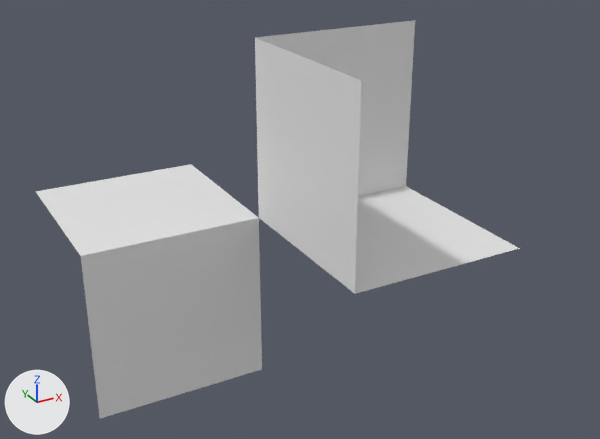
Before and after pictures for a commit that changed the OBJ model static/models/1000_0010.obj.
Camera for both pictures: a camera (50 mm lens) standing at (-0.924, -1.919, 0.927) and looking at (0.1, -0.057, -0.005). The axes (+X, +Y, +Z) are drawn at lower left. The lights are the same throughout. Materials are left out; every surface is plain grey. Where no turn or scale is listed for an object, it has been applied to the vertices.

Names of what the first picture shows: '1000_0010_立方体.037'.
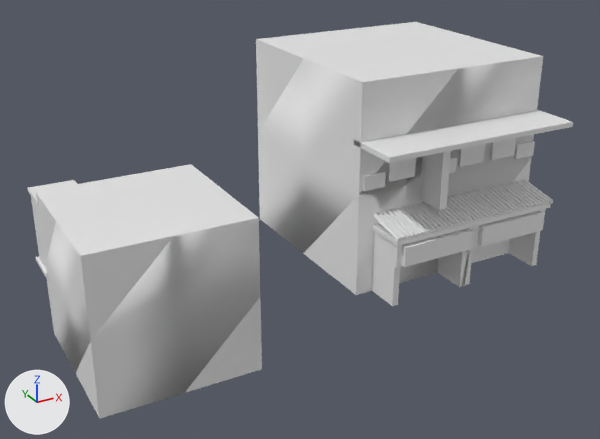
Edits to the scene script, one JSON object a line:
```json
{"block": "me_1000_0010_立方体_037", "where": "# used by ob_1000_0010_立方体_037; location = (0.0, 0.0, 0.0)"}
{"op": "remove", "block": "me_1000_0010_立方体_037", "code": "me_1000_0010_立方体_037.from_pydata(...)  # 13 vertices, 12 faces; spans x -0.5..0.5, y -0.5..0.5, z -0.5..0.5"}
{"op": "add", "block": "me_1000_0010_立方体_037", "code": "me_1000_0010_立方体_037.from_pydata(...)  # 830 vertices, 1238 faces; spans x -0.509..0.511, y -0.608..0.609, z -0.5..0.496"}
{"block": "me_1000_0010_立方体_037", "change": "me_1000_0010_立方体_037 part 1: a new loose piece, a box spanning x -0.509..-0.001, y 0.476..0.609, z -0.275..-0.263"}
{"block": "me_1000_0010_立方体_037", "change": "me_1000_0010_立方体_037 part 2: a new loose piece, a box spanning x -0.5..-0.36, y 0.448..0.591, z -0.266..-0.026"}
{"block": "me_1000_0010_立方体_037", "change": "me_1000_0010_立方体_037 part 3: a new loose piece, a box spanning x -0.503..-0.357, y 0.476..0.609, z -0.037..-0.025"}
{"block": "me_1000_0010_立方体_037", "change": "me_1000_0010_立方体_037 part 4: a new loose piece, a box spanning x -0.501..-0.358, y 0.485..0.51, z -0.5..-0.254"}
{"block": "me_1000_0010_立方体_037", "change": "me_1000_0010_立方体_037 part 5: a new loose piece, a box spanning x 0.047..0.062, y -0.584..-0.485, z -0.004..0.162"}
{"block": "me_1000_0010_立方体_037", "change": "me_1000_0010_立方体_037 part 6: a new loose piece, a box spanning x 0.462..0.477, y -0.584..-0.485, z -0.004..0.162"}
{"block": "me_1000_0010_立方体_037", "change": "me_1000_0010_立方体_037 part 7: a new loose piece, a box spanning x 0.058..0.243, y -0.606..-0.534, z 0.102..0.148"}
{"block": "me_1000_0010_立方体_037", "change": "me_1000_0010_立方体_037 part 8: a new loose piece, a box spanning x 0.046..0.255, y -0.591..-0.477, z 0.095..0.155"}
{"block": "me_1000_0010_立方体_037", "change": "me_1000_0010_立方体_037 part 9: a new loose piece, a box spanning x 0.273..0.458, y -0.606..-0.534, z 0.102..0.148"}
{"block": "me_1000_0010_立方体_037", "change": "me_1000_0010_立方体_037 part 10: a new loose piece, a box spanning x 0.254..0.477, y -0.591..-0.477, z 0.095..0.155"}
{"block": "me_1000_0010_立方体_037", "change": "me_1000_0010_立方体_037 part 11: a new loose piece, a box spanning x 0.17..0.189, y -0.573..-0.447, z 0.202..0.341"}
{"block": "me_1000_0010_立方体_037", "change": "me_1000_0010_立方体_037 part 12: a new loose piece, a box spanning x 0.041..0.484, y -0.599..-0.485, z 0.154..0.164"}
{"block": "me_1000_0010_立方体_037", "change": "me_1000_0010_立方体_037 part 13: a new loose piece, a box spanning x 0.003..0.511, y -0.608..-0.475, z 0.353..0.365"}
{"block": "me_1000_0010_立方体_037", "change": "me_1000_0010_立方体_037 part 14: 6 vertices removed from x 0.0..0.5, y -0.5..0.0, z 0.0..0.5; 679 vertices added at x -0.5..0.503, y -0.599..0.5, z -0.5..0.496"}
```

Boxes (x1, y1, x2, y2) around the edits, measured in the pictures (600 x 439 px):
```json
{"object": "1000_0010_立方体.037", "change": "reshaped", "before": [36, 20, 520, 419], "after": [28, 22, 573, 418], "on screen": "13% wider"}
{"part": 1, "of": "me_1000_0010_立方体_037", "change": "added", "after": [35, 256, 48, 277]}
{"part": 2, "of": "me_1000_0010_立方体_037", "change": "added", "after": [31, 197, 46, 267]}
{"part": 3, "of": "me_1000_0010_立方体_037", "change": "added", "after": [28, 180, 77, 206]}
{"part": 4, "of": "me_1000_0010_立方体_037", "change": "added", "after": [45, 266, 56, 336]}
{"part": 5, "of": "me_1000_0010_立方体_037", "change": "added", "after": [372, 253, 400, 306]}
{"part": 6, "of": "me_1000_0010_立方体_037", "change": "added", "after": [508, 231, 540, 266]}
{"part": 7, "of": "me_1000_0010_立方体_037", "change": "added", "after": [401, 229, 473, 267]}
{"part": 8, "of": "me_1000_0010_立方体_037", "change": "added", "after": [373, 227, 473, 268]}
{"part": 9, "of": "me_1000_0010_立方体_037", "change": "added", "after": [477, 211, 544, 247]}
{"part": 10, "of": "me_1000_0010_立方体_037", "change": "added", "after": [471, 209, 545, 248]}
{"part": 11, "of": "me_1000_0010_立方体_037", "change": "added", "after": [420, 151, 451, 210]}
{"part": 12, "of": "me_1000_0010_立方体_037", "change": "added", "after": [372, 203, 551, 246]}
{"part": 13, "of": "me_1000_0010_立方体_037", "change": "added", "after": [354, 110, 573, 163]}
{"part": 14, "of": "me_1000_0010_立方体_037", "change": "built on", "before": [255, 20, 520, 294], "after": [35, 22, 553, 418]}
```
